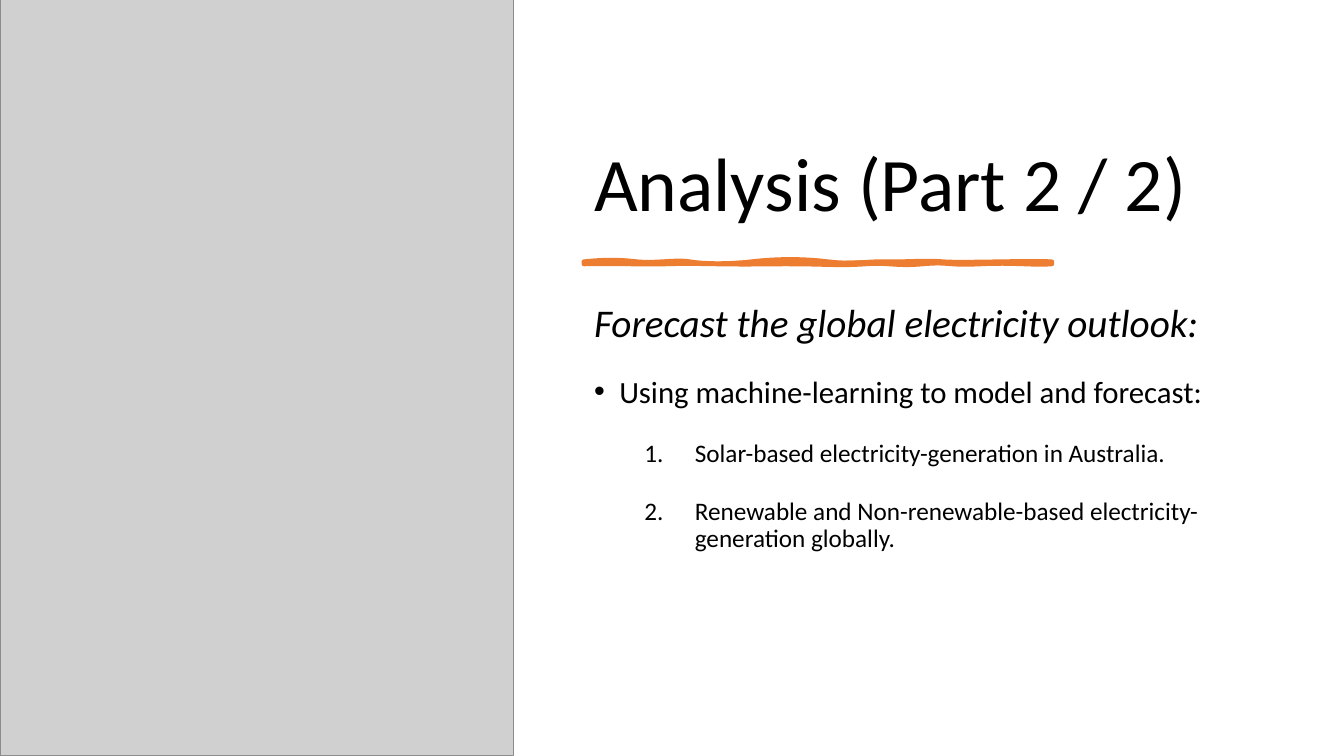
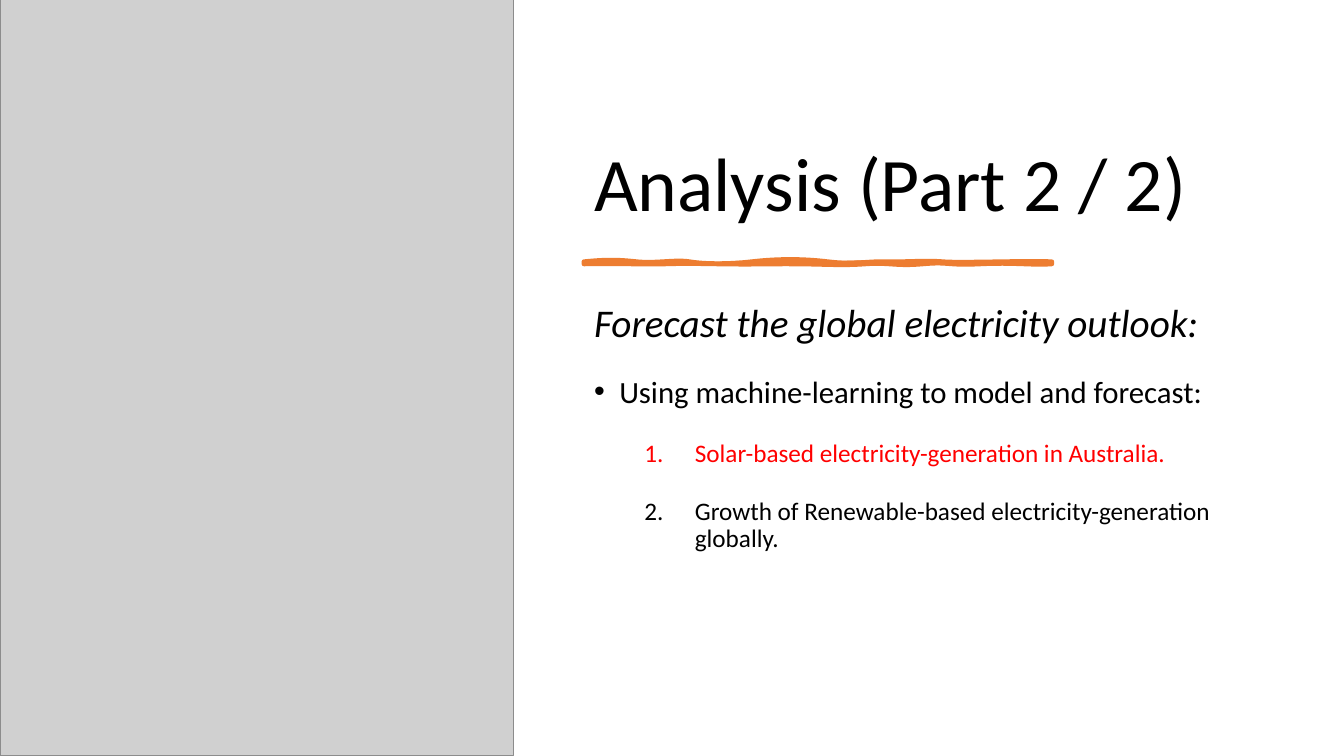
Before and after one commit to shwetajain1022/Project-4, a slide deck: slide 4 of Presentation/Proj4_presentation.pptx. Drawn at 1344x756 pixels with LibreOffice and Linux fonts; fonts in the diff are those of the drawing; grey boxes stand for pictures. Boxes give left, top, right and bottom in pixels: in the first picture for what was removed or moved away, otherwise in the second. Text is boxed around its words. In the diff, an @@ line names an element or a change of style, - is before the commit and + after.

```diff
--- a/Presentation/Proj4_presentation.pptx
+++ b/Presentation/Proj4_presentation.pptx
@@ text at (695, 444, 1165, 467): text colour #000000 to #FF0000 in "Solar-based electricity-generation in Australia." @@
@@ text at (695, 502, 1209, 552): text changed @@
-  2. Renewable and Non-renewable-based electricity-generation globally.
+  2. Growth of Renewable-based electricity-generation globally.
```
Also in this commit, not shown: 6 other slides changed, 2 slides added.
